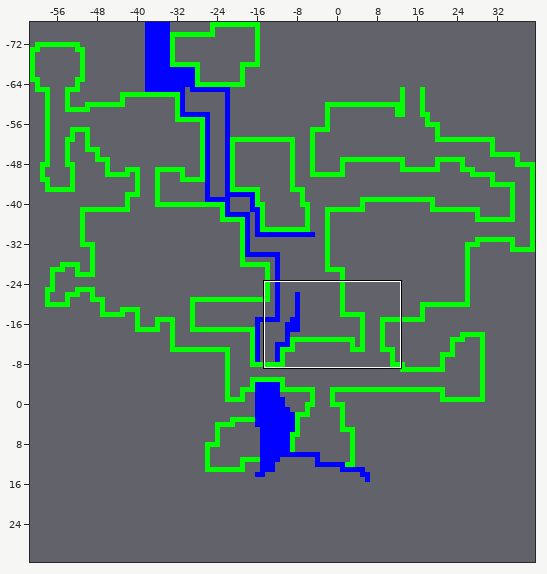
Level history. Tiled map: assets/Tiled/foretDense.tmx. The first picture is a wide view before the edit; the outline marks the close-up.
Close-up. Earlier state:
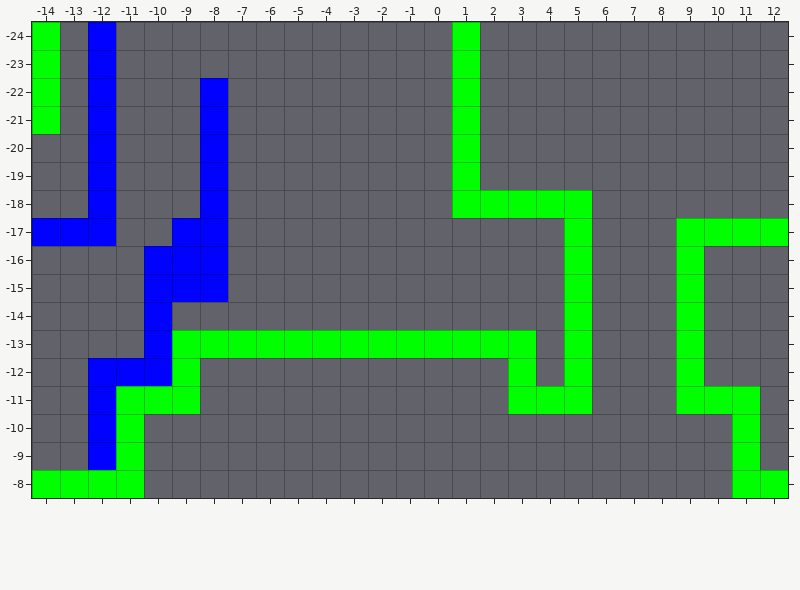
Cells are 32x32 px. Shown: x -14..12, y -24..-8. The commit also changed other parts of the map, which this record leaves out.
New version:
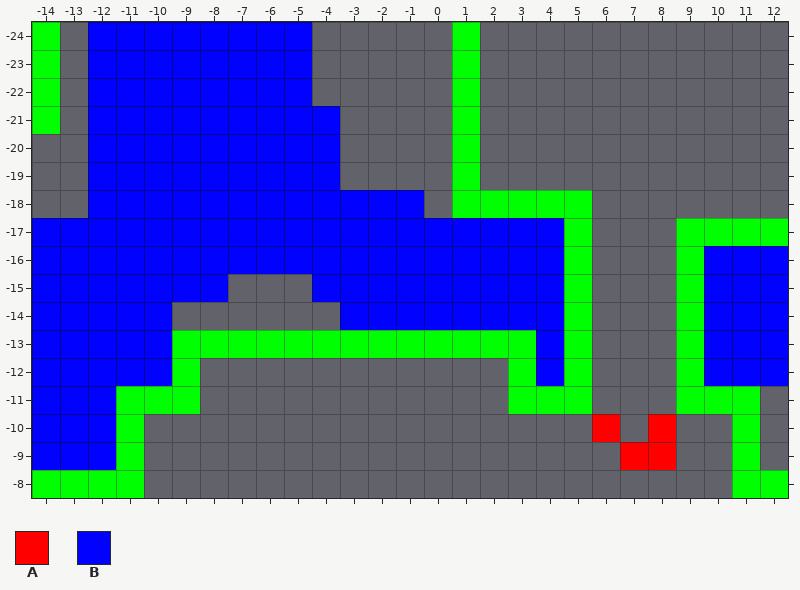
Key: from "Tileset_PlaceHolder": A 151, B 251.
_ is an empty cell, . an unchanged one.
Tiles of an added or newly shown layer are drawn over the layers below it.
What changed:
--- layer "River"
@@ x -14..12 @@
--24 ..._______.................
--23 ..._______.................
--22 ...___.___.................
--21 ...___.____................
--20 ...___.____................
--19 ...___.____................
--18 ...___._______.............
--17 ...__..____________........
--16 ____...____________.....___
--15 ____......_________.....___
--14 ____.......________.....___
--13 ____.............._.....___
--12 __................_.....___
--11 __.........................
--10 __.........................
- -9 __.........................
+-24 ...BBBBBBB.................
+-23 ...BBBBBBB.................
+-22 ...BBB.BBB.................
+-21 ...BBB.BBBB................
+-20 ...BBB.BBBB................
+-19 ...BBB.BBBB................
+-18 ...BBB.BBBBBBB.............
+-17 ...BB..BBBBBBBBBBBB........
+-16 BBBB...BBBBBBBBBBBB.....BBB
+-15 BBBB......BBBBBBBBB.....BBB
+-14 BBBB.......BBBBBBBB.....BBB
+-13 BBBB..............B.....BBB
+-12 BB................B.....BBB
+-11 BB.........................
+-10 BB.........................
+ -9 BB.........................
--- layer "Rock" (added)
@@ x 6..8 @@
--10 _._
- -9 .__
+-10 A.A
+ -9 .AA
Changed places in both close-ups, as pixel boxes (x1, y1, x2, y2):
added: (32, 22, 564, 470)
added: (704, 246, 788, 386)
added: (592, 414, 676, 470)
